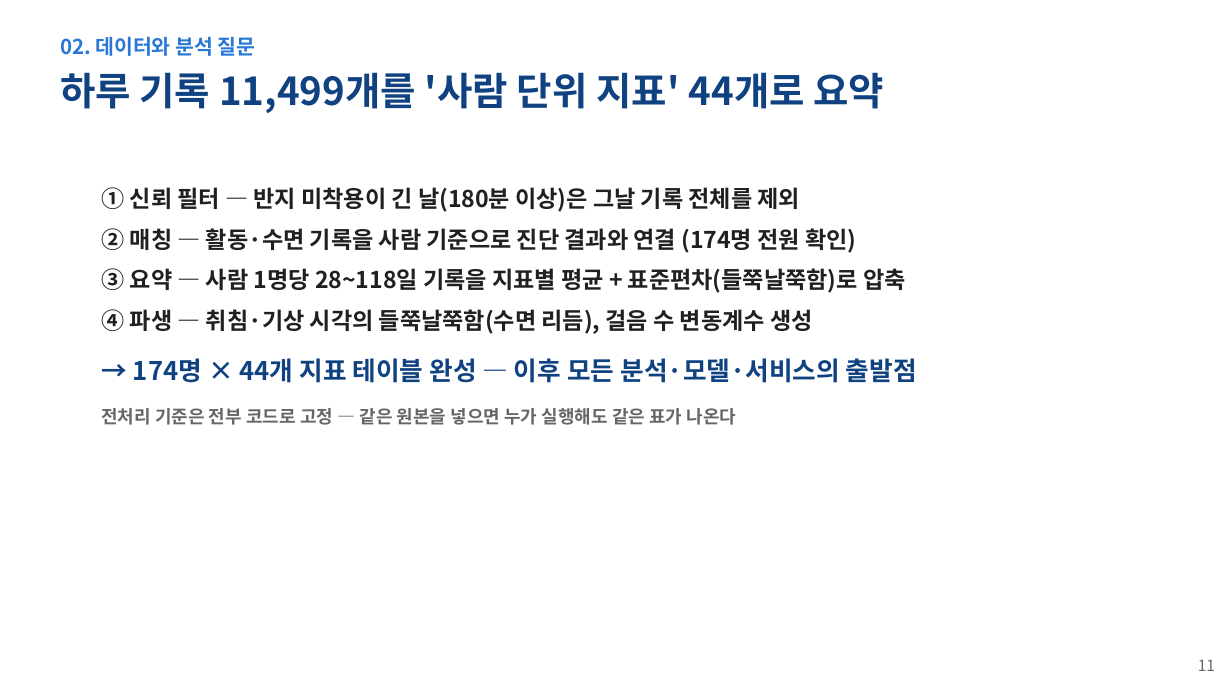
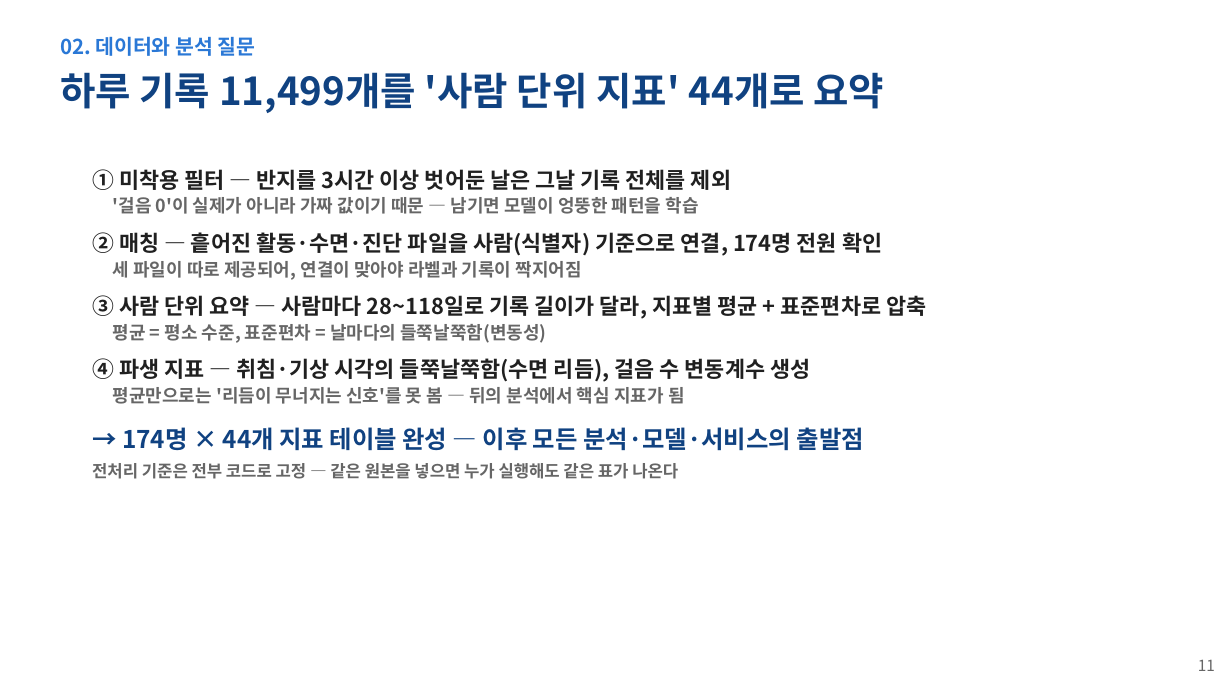
Before and after one commit to wpalswpa/dementia-screening, a slide deck: slide 11 of 발표자료_최종본_v6.pptx. Drawn at 1232x693 pixels with LibreOffice and Linux fonts; fonts in the diff are those of the drawing. Boxes give left, top, right and bottom in pixels: in the first picture for what was removed or moved away, otherwise in the second. Text is boxed around its words. In the diff, an @@ line names an element or a change of style, - is before the commit and + after.

Commit message:
발표자료: 11 전처리(문제-처리-이유), 14 Q2(비교 차트+선정이유 빌드업), 16 Q4(의심-검증-결과-조치) 재구성 + 폰트 재적용

```diff
--- a/발표자료_최종본_v6.pptx
+++ b/발표자료_최종본_v6.pptx
@@ text "① 미착용 필터 — 반지를 ...": place and size @@
-text "① 미착용 필터 — 반지를 ..." at (101, 187, 917, 425)
+text "① 미착용 필터 — 반지를 ..." at (92, 169, 926, 479)
@@ text at (92, 169, 926, 404): text changed; size 18 to 17 pt @@
-① 신뢰 필터 — 반지 미착용이 긴 날(180분 이상)은 그날 기록 전체를 제외
-② 매칭 — 활동·수면 기록을 사람 기준으로 진단 결과와 연결 (174명 전원 확인)
-③ 요약 — 사람 1명당 28~118일 기록을 지표별 평균 + 표준편차(들쭉날쭉함)로 압축
-④ 파생 — 취침·기상 시각의 들쭉날쭉함(수면 리듬), 걸음 수 변동계수 생성
+① 미착용 필터 — 반지를 3시간 이상 벗어둔 날은 그날 기록 전체를 제외
+'걸음 0'이 실제가 아니라 가짜 값이기 때문 — 남기면 모델이 엉뚱한 패턴을 학습
+② 매칭 — 흩어진 활동·수면·진단 파일을 사람(식별자) 기준으로 연결, 174명 전원 확인
+세 파일이 따로 제공되어, 연결이 맞아야 라벨과 기록이 짝지어짐
+③ 사람 단위 요약 — 사람마다 28~118일로 기록 길이가 달라, 지표별 평균 + 표준편차로 압축
+평균 = 평소 수준, 표준편차 = 날마다의 들쭉날쭉함(변동성)
+④ 파생 지표 — 취침·기상 시각의 들쭉날쭉함(수면 리듬), 걸음 수 변동계수 생성
+평균만으로는 '리듬이 무너지는 신호'를 못 봄 — 뒤의 분석에서 핵심 지표가 됨
@@ text at (92, 427, 864, 479): size 20 to 19 pt in "→ 174명 × 44개 지표 테이블 완성 ..."; size 14 to 13 pt in "전처리 기준은 전부 코드로 고정 — 같은 ..."; less space between paragraphs @@
```
Also in this commit, not shown: 11 other slides changed, 1 other file.
